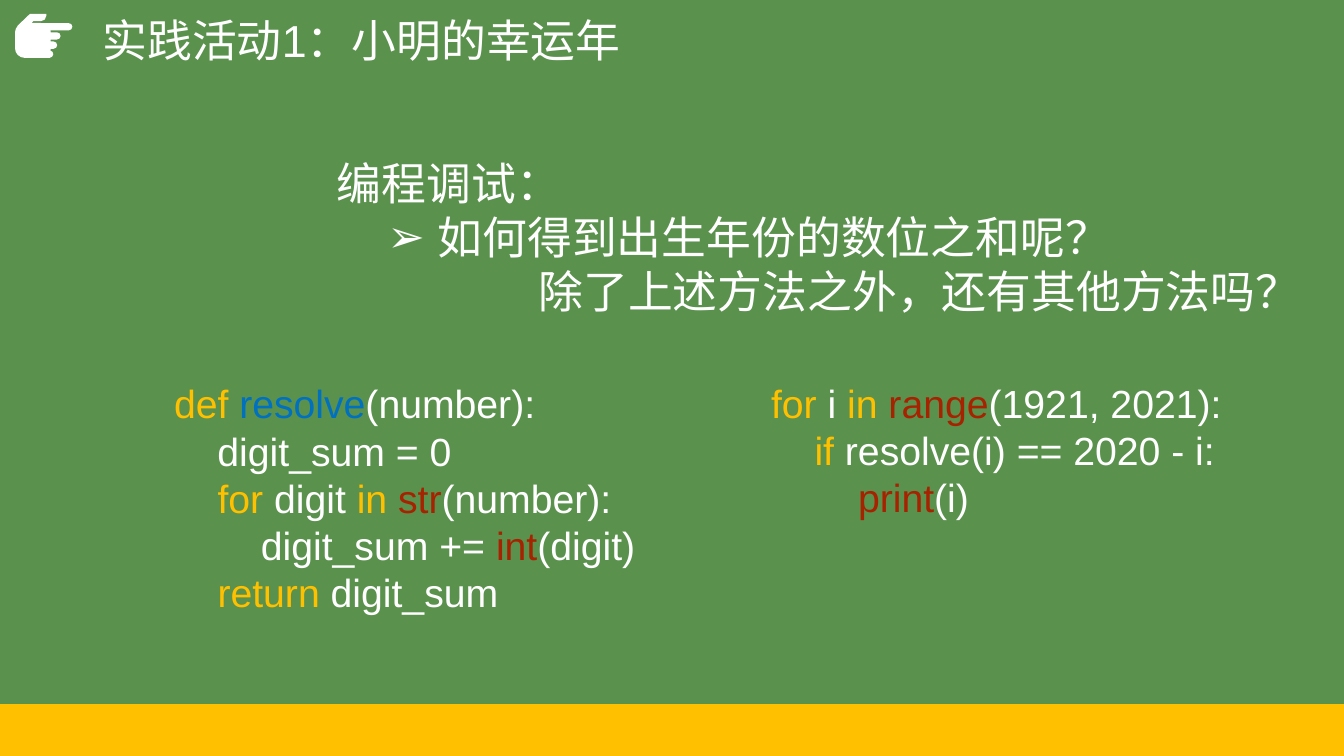
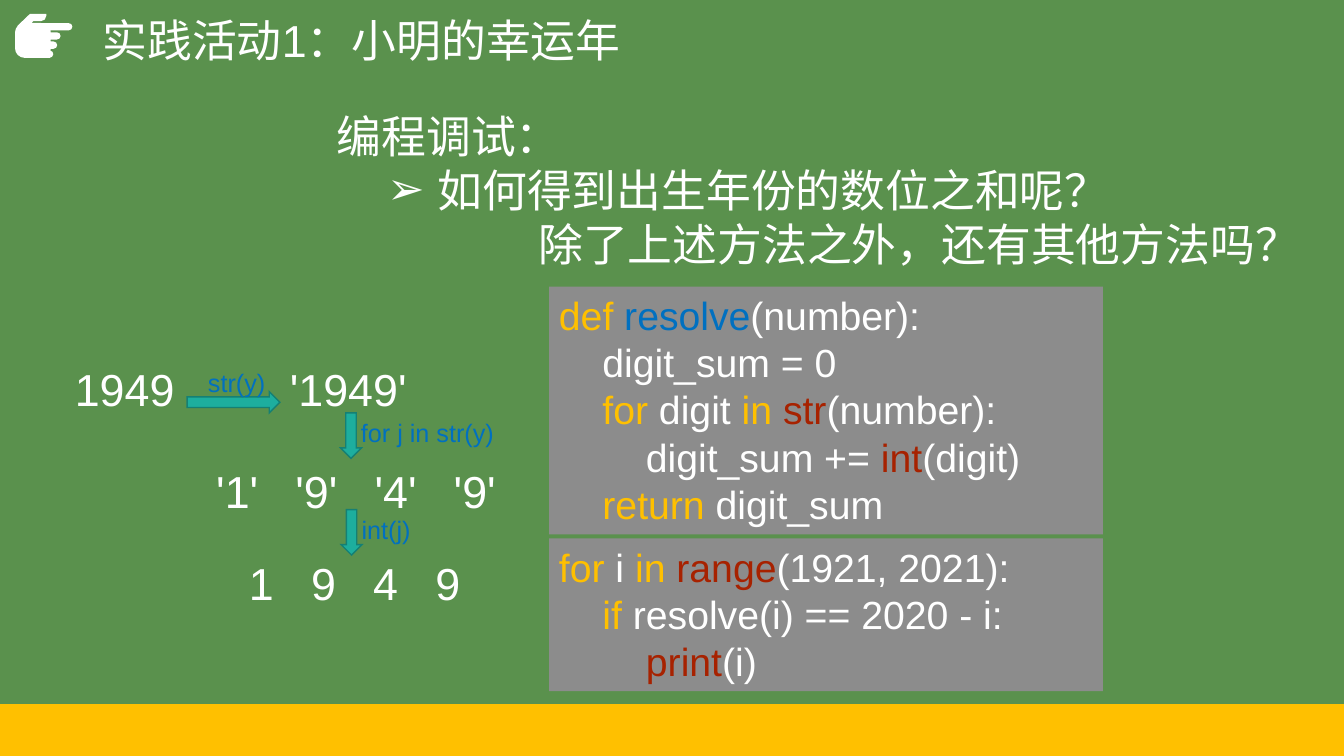
Before and after one commit to hongm32/2020design, a slide deck: slide 17 of 【第09课】枚举算法/【第09课】枚举算法.pptx. Drawn at 1344x756 pixels with LibreOffice and Linux fonts; fonts in the diff are those of the drawing. Boxes give left, top, right and bottom in pixels: in the first picture for what was removed or moved away, otherwise in the second. Text is boxed around its words. In the diff, an @@ line names an element or a change of style, - is before the commit and + after.

```diff
--- a/【第09课】枚举算法/【第09课】枚举算法.pptx
+++ b/【第09课】枚举算法/【第09课】枚举算法.pptx
@@ text "编程调试：": place and size @@
-text "编程调试：" at (337, 162, 1301, 313)
+text "编程调试：" at (337, 115, 1300, 266)
@@ rectangle "def resolve(number):": place and size @@
-rectangle "def resolve(number):" at (174, 389, 635, 615)
+rectangle "def resolve(number):" at (549, 286, 1103, 534)
@@ rectangle "def resolve(number):" at (549, 286, 1103, 534): fill none to #8C8C8C @@
@@ text added at (75, 374, 175, 407), 32 pt, text #FFFFFF @@
+1949
@@ text added at (208, 374, 265, 398), 18 pt, text #0070C0 @@
+str(y)
@@ text added at (290, 374, 407, 415), 32 pt, text #FFFFFF @@
+'1949'
@@ right arrow added at (188, 392, 280, 413), fill #1DAE9E, outline #158175 1 pt @@
@@ down arrow added at (341, 413, 362, 459), fill #1DAE9E, outline #158175 1 pt @@
@@ text added at (361, 424, 493, 448), 18 pt, text #0070C0 @@
+for j in str(y)
@@ text added at (216, 476, 496, 509), 32 pt, text #FFFFFF @@
+'1' '9' '4' '9'
@@ down arrow added at (342, 510, 363, 556), fill #1DAE9E, outline #158175 1 pt @@
@@ text added at (362, 521, 411, 545), 18 pt, text #0070C0 @@
+int(j)
@@ rectangle "for i in range(1921, 2021):" at (549, 538, 1103, 691): fill none to #8C8C8C @@
@@ rectangle "for i in range(1921, 2021):": place and size @@
-rectangle "for i in range(1921, 2021):" at (771, 389, 1221, 520)
+rectangle "for i in range(1921, 2021):" at (549, 538, 1103, 691)
@@ text added at (249, 568, 460, 601), 32 pt, text #FFFFFF @@
+1 9 4 9
```
Also in this commit, not shown: 1 other slide changed, 8 other files.
